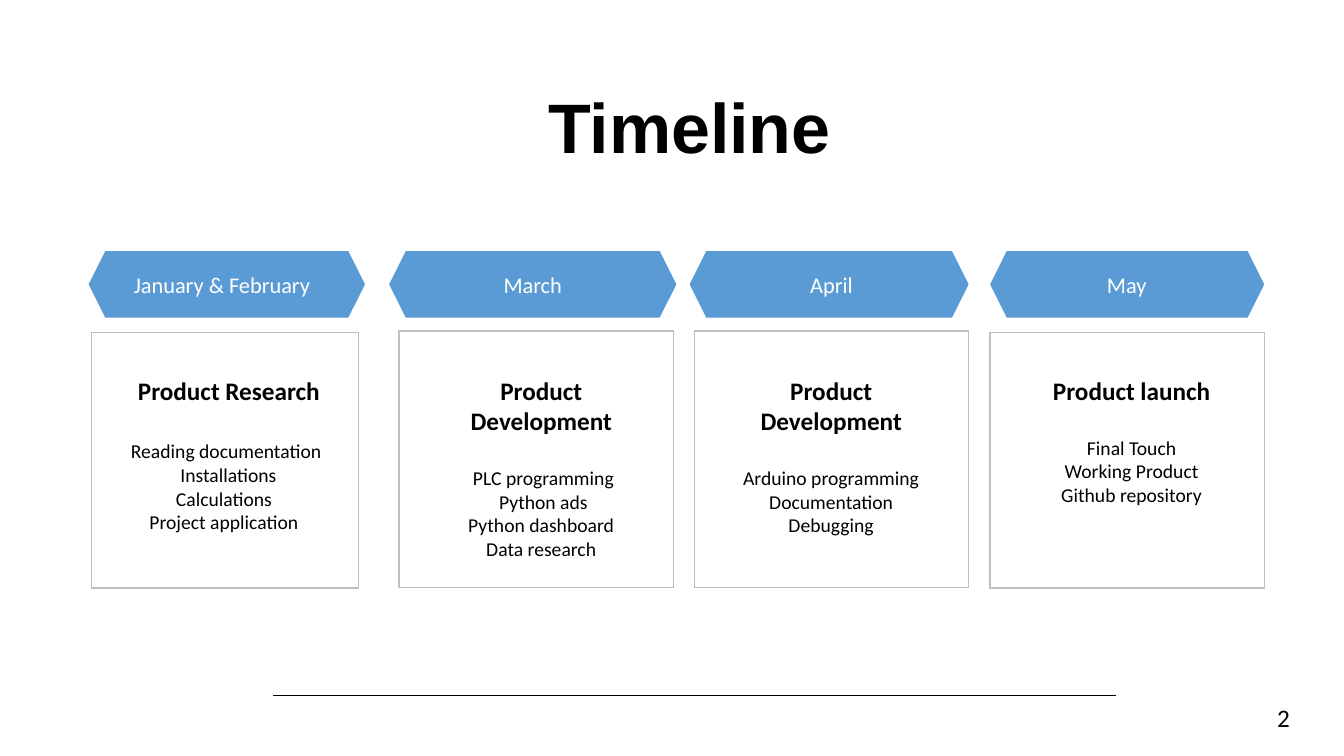
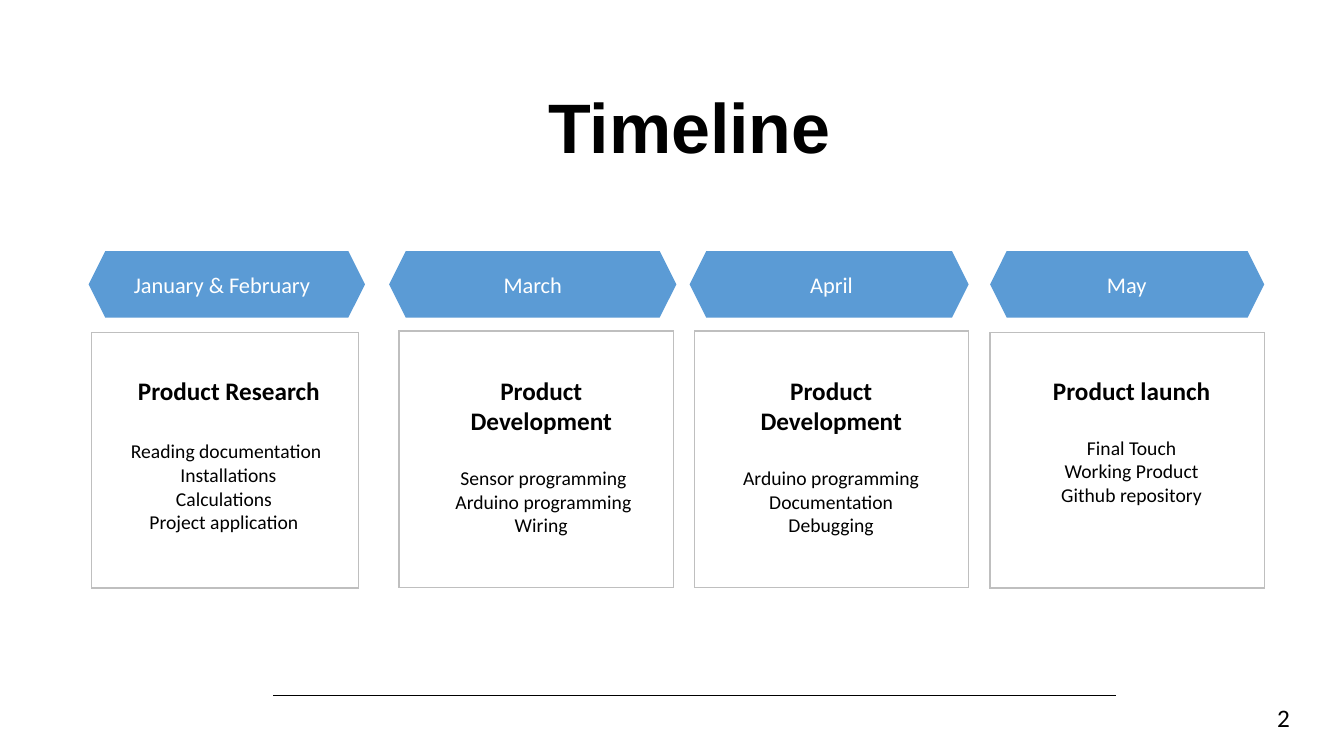
Before and after one commit to JonasVanhulst/DepthMonitor, a slide deck: slide 3 of Presentation/Elektronische_Systemen_Sensors.pptx. Drawn at 1344x756 pixels with LibreOffice and Linux fonts; fonts in the diff are those of the drawing; background and template pictures are left out. Boxes give left, top, right and bottom in pixels: in the first picture for what was removed or moved away, otherwise in the second. Text is boxed around its words. In the diff, an @@ line names an element or a change of style, - is before the commit and + after.

Commit message:
adding final powerpoint

```diff
--- a/Presentation/Elektronische_Systemen_Sensors.pptx
+++ b/Presentation/Elektronische_Systemen_Sensors.pptx
@@ text at (x1=455, y1=471, x2=632, y2=536): text changed @@
-PLC programming
-Python ads
-Python dashboard
-Data research
+Sensor programming
+Arduino programming
+Wiring
```
Also in this commit, not shown: 7 other slides changed.
